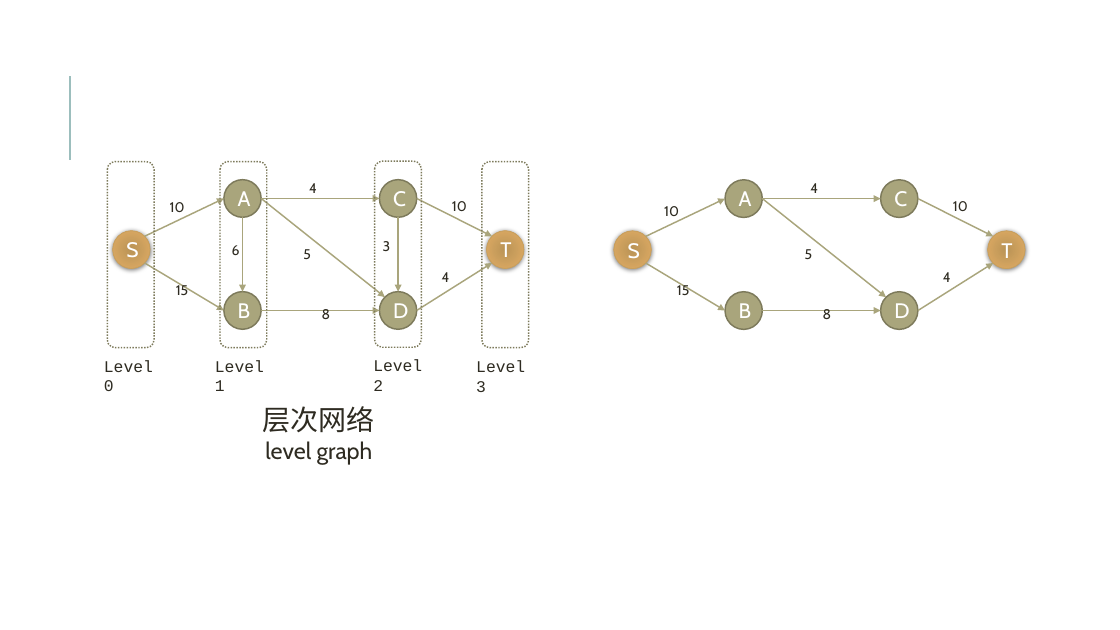
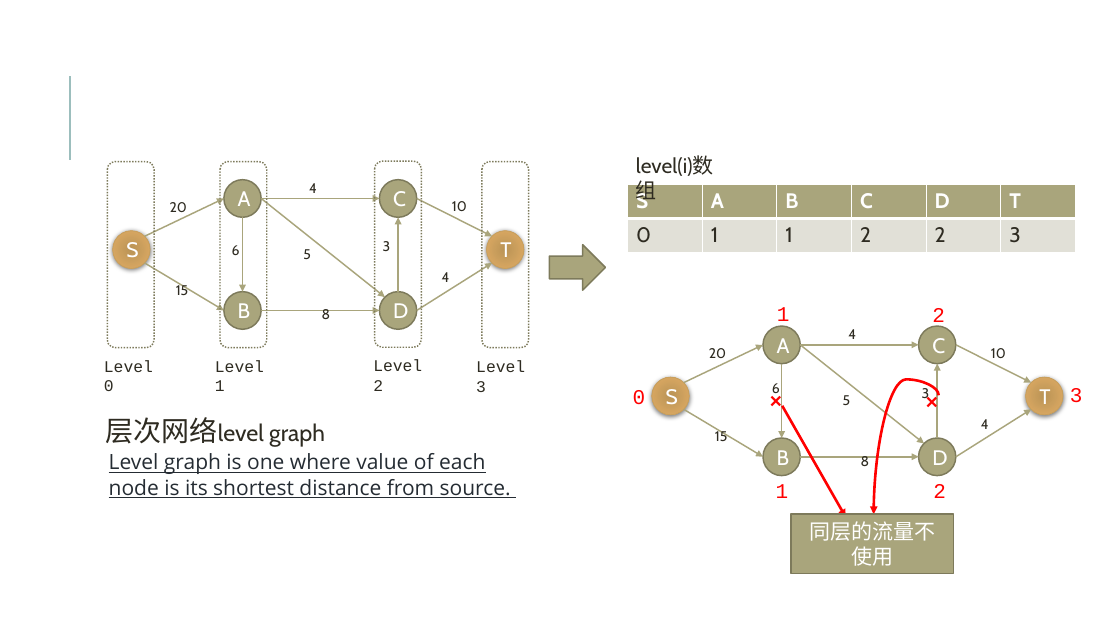
Before and after one commit to gzshawnliang/competitive-programming, a slide deck: slide 15 of doc/NetworkFlow/网络流.pptx. Drawn at 1120x630 pixels with LibreOffice and Linux fonts; fonts in the diff are those of the drawing; grey boxes stand for pictures. Boxes give left, top, right and bottom in pixels: in the first picture for what was removed or moved away, otherwise in the second. Text is boxed around its words. In the diff, an @@ line names an element or a change of style, - is before the commit and + after.

```diff
--- a/doc/NetworkFlow/网络流.pptx
+++ b/doc/NetworkFlow/网络流.pptx
@@ text added at [636, 155, 714, 203], 18 pt, text #2E2B21 @@
+level(i)数组
@@ text at [170, 202, 187, 216]: text changed @@
-10
+20
@@ table added at [628, 184, 1076, 252], 2 rows, 6 columns @@
+S | A | B | C | D | T
+0 | 1 | 1 | 2 | 2 | 3
@@ text removed at [953, 201, 968, 211] @@
-10
@@ arrow (398, 218) - (398, 292): arrowheads changed @@
@@ right arrow added at [549, 245, 606, 290], fill #A9A57C, outline #7D7A5C 1.25 pt @@
@@ text added at [777, 307, 790, 328], 18 pt, text #FF0000 @@
+1
@@ text "4": place and size @@
-text "4" at [943, 272, 951, 282]
+text "4" at [848, 329, 856, 339]
@@ text added at [932, 308, 945, 329], 18 pt, text #FF0000 @@
+2
@@ arrow moved from (646, 263) - (725, 311) to (684, 383) - (763, 345) @@
@@ 6 ellipses, 2 texts, 1 arrow: place and size @@
-6 ellipses, 2 texts, 1 arrow at [614, 180, 1025, 329]
+6 ellipses, 2 texts, 1 arrow at [652, 326, 1063, 476]
@@ arrow moved from (763, 311) - (881, 311) to (801, 345) - (919, 345) @@
@@ arrow moved from (918, 311) - (993, 263) to (956, 345) - (1032, 383) @@
@@ text "10": place and size @@
-text "10" at [664, 206, 679, 216]
+text "10" at [991, 348, 1006, 358]
@@ text added at [761, 383, 798, 417], 18 pt, text #FF0000, bold @@
+×
@@ group added at [709, 348, 938, 438]: 3 texts, 2 arrows @@
+20
+3
+6
@@ text "5": place and size @@
-text "5" at [805, 249, 813, 259]
+text "5" at [843, 395, 851, 405]
@@ curved arrow added from (939, 396) to (874, 514), #FF0000 2.25 pt @@
@@ text added at [918, 385, 954, 418], 18 pt, text #FF0000, bold @@
+×
@@ text added at [1070, 388, 1083, 403], 18 pt, text #FF0000 @@
+3
@@ text at [106, 417, 325, 446]: text changed @@
-层次网络
-level graph
+层次网络level graph
@@ text added at [633, 390, 646, 405], 18 pt, text #FF0000 @@
+0
@@ arrow moved from (646, 236) - (725, 198) to (684, 409) - (763, 457) @@
@@ arrow added from (782, 406) to (846, 518), #FF0000 2.25 pt @@
@@ arrow moved from (918, 198) - (993, 236) to (956, 457) - (1032, 409) @@
@@ text "4": place and size @@
-text "4" at [810, 183, 818, 193]
+text "4" at [981, 419, 989, 429]
@@ text added at [109, 453, 511, 498], 18 pt, text #252C33, underline @@
+Level graph is one where value of each node is its shortest distance from source.
@@ arrow moved from (763, 198) - (881, 198) to (801, 457) - (919, 457) @@
@@ text added at [776, 484, 789, 498], 18 pt, text #FF0000 @@
+1
@@ text added at [933, 484, 946, 498], 18 pt, text #FF0000 @@
+2
@@ rectangle added at [791, 514, 954, 574], fill #A9A57C, outline #7D7A5C 1.25 pt, 18 pt, text #FFFFFF @@
+同层的流量不使用
```
Also in this commit, not shown: 3 other slides changed.
